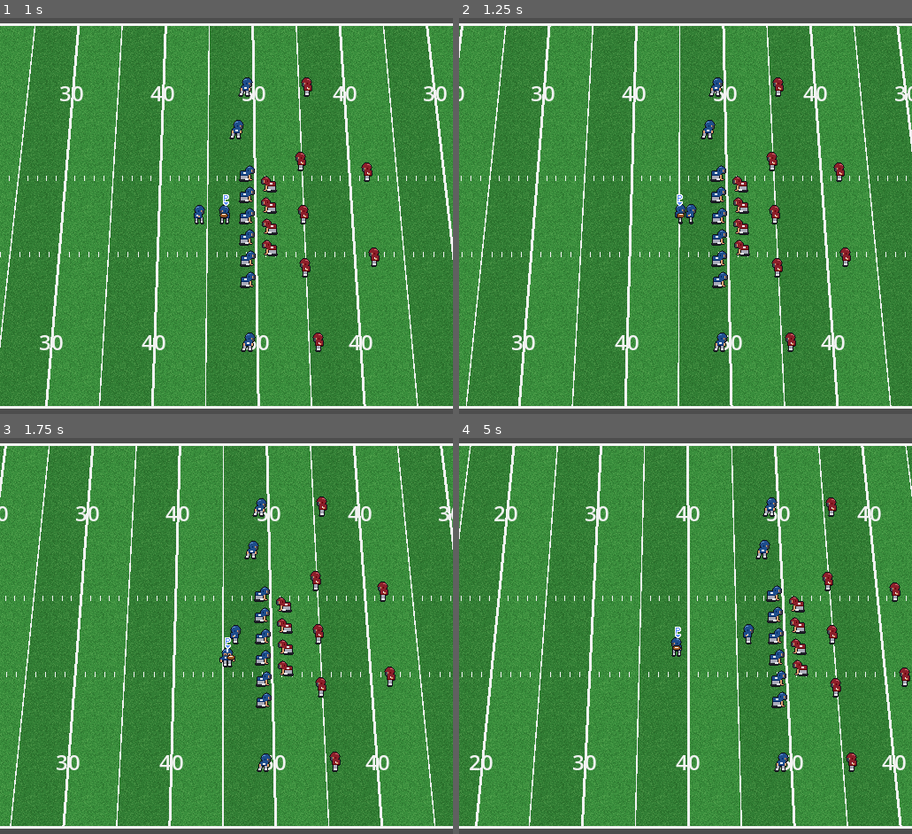
Above: before the commit, frames 1-4 (two rows, left to right).
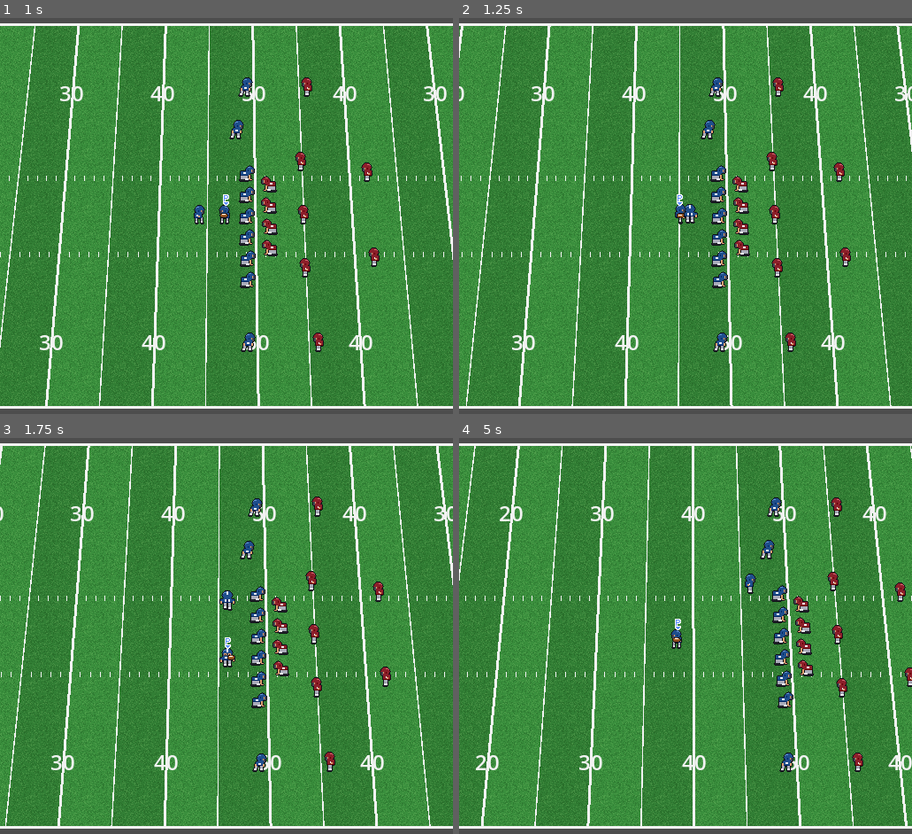
Above: after the commit, the same moments.

Repository: joaorodrigues1994/total-football
Game: Godot game, scene res://scenes/main.tscn
Two runs of this game, one before a commit and one after it. Both use one fixed random seed, a clock stepped at 60 frames per second and the inputs below.
Inputs:
- Up to frame 1 (1 s): hold Right (ui_right) from 0.53 s (still down); tap A (btn_a) at 0.6 s
- Up to frame 2 (1.25 s): keep holding Right (ui_right)
- Up to frame 3 (1.75 s): release Right (ui_right) at 1.28 s; hold Down (ui_down) from 1.28 s (still down); tap D (btn_d) at 1.35 s
- Up to frame 4 (5 s): release Down (ui_down) at 2.03 s; hold Right (ui_right) 2.03-2.78 s; tap one key every 0.75 s from 2.1 s: S (btn_s) A (btn_a) D (btn_d) S (btn_s); hold Up (ui_up) 2.78-3.53 s; hold Left (ui_left) from 3.53 s (still down)

Frame 1 is identical in both runs. In frame 2, less than 0.1% of the frame differs, in the area x 6-100%, y 4-77%; in frame 3, 11%; in frame 4, 12%, in the area x 0-100%, y 2-98%.

Commit message:
QB sai da frente do RB apos o handoff
Co-Authored-By: Claude Sonnet 5.5 <noreply@anthropic.com>

Diff:
--- a/scripts/match/match.gd
+++ b/scripts/match/match.gd
@@ -10,6 +10,8 @@
 const READY_ROLES := ["RB"]
 const SNAP_TIME := 0.3
 const HANDOFF_DISTANCE := 18.0
+## Depois da entrega o QB sai lateralmente da frente do RB por este tempo.
+const CLEAR_TIME := 0.7
 
 @export var camera: MatchCamera
 ## Linha de jarda da bola (0 = goal line esquerda, 100 = direita).
@@ -27,6 +29,8 @@
 var _carrier: Player
 var _snap_progress := 0.0
 var _snap_from := Vector2.ZERO
+var _clear_time := 0.0
+var _clear_side := -1.0
 
 
 func _ready() -> void:
@@ -60,15 +64,16 @@
 			_rb.input_dir = to_qb.normalized()
 			_qb.input_dir = -to_qb.normalized()
 			if to_qb.length() <= HANDOFF_DISTANCE:
-				_qb.input_dir = Vector2.ZERO
-				_qb.facing = Vector2.RIGHT
 				_carrier = _rb
 				_controller.controlled = _rb
 				_controller.enabled = true
 				camera.target = _rb
+				_clear_time = CLEAR_TIME
+				_clear_side = -1.0
 				state = State.RUNNING
 		State.RUNNING:
 			_ball.world_pos = _hands(_carrier)
+			_clear_qb(delta)
 
 
 func _setup() -> void:
@@ -115,6 +120,20 @@
 	return players
 
 
+## O QB sai para o lado oposto ao que o RB corta; sem corte, vai para a esquerda do ataque.
+func _clear_qb(delta: float) -> void:
+	if _clear_time <= 0.0:
+		return
+	_clear_time -= delta
+	if absf(_rb.input_dir.y) > 0.3:
+		_clear_side = -signf(_rb.input_dir.y)
+	if _clear_time > 0.0:
+		_qb.input_dir = Vector2(0.0, _clear_side)
+	else:
+		_qb.input_dir = Vector2.ZERO
+		_qb.facing = Vector2.RIGHT
+
+
 func _hands(player: Player) -> Vector2:
 	# Bola junto ao corpo, na altura do peito; de frente/costas fica no lado do braço.
 	var side := signf(player.facing.x) * 3.0
